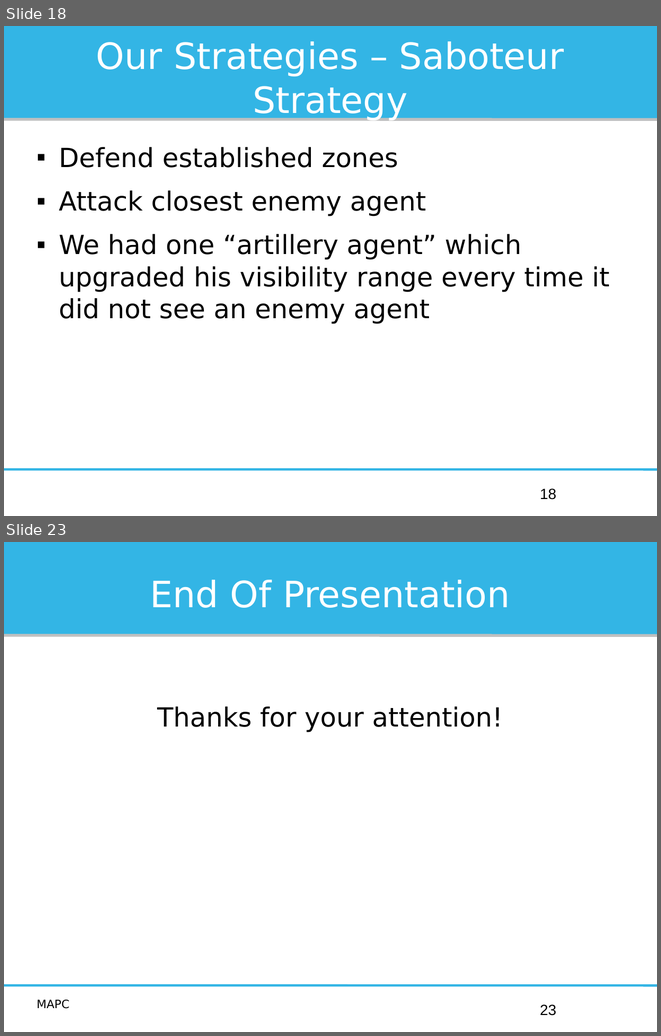
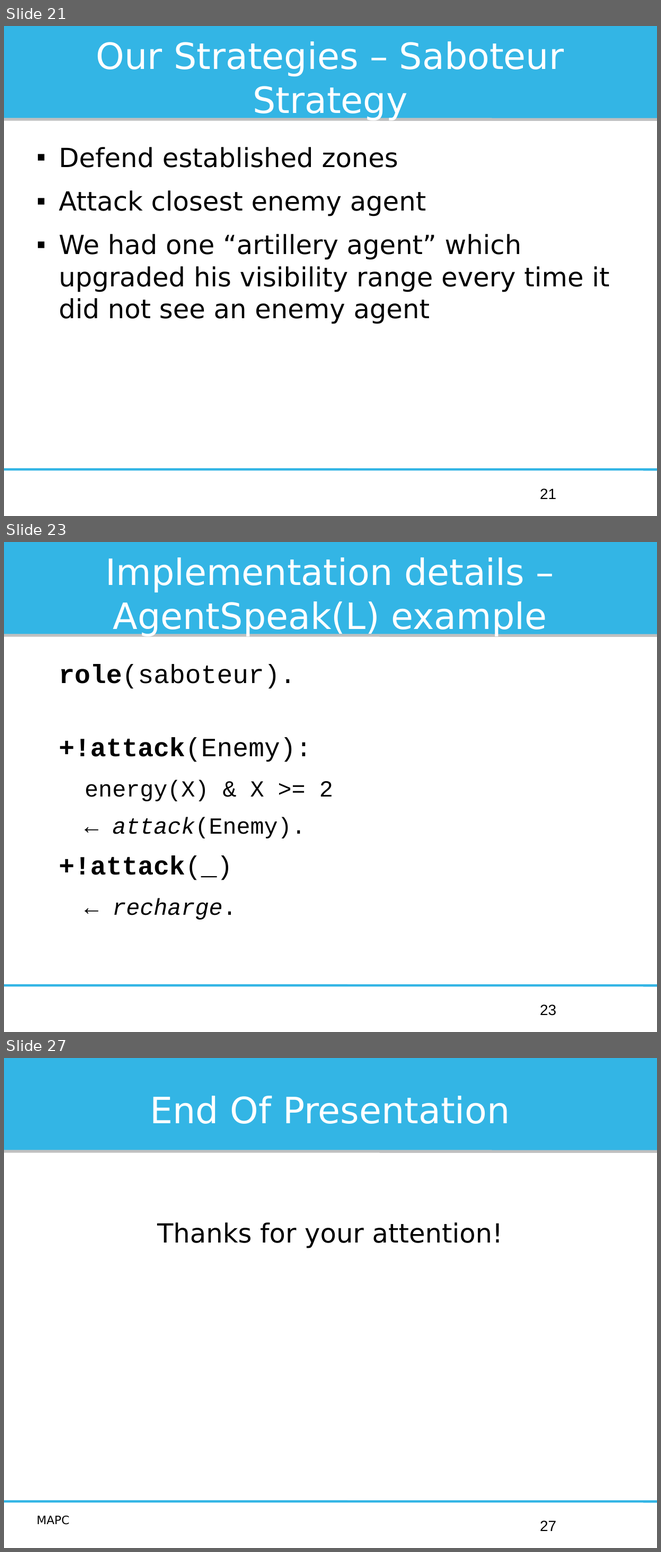
Before and after one commit to Institute-Web-Science-and-Technologies/mapc, a slide deck: Oberseminar/presentation.odp. Shown one above the other, each under a label of ours: slides 18 and 23 before the commit, slides 21, 23 and 27 after it; the slides between them are not shown. The pictures are 661x1036 and 661x1552 pixels, drawn with LibreOffice and Linux fonts; fonts in the diff are those of the drawing. Boxes give left, top, right and bottom in pixels: in the first picture for what was removed or moved away, otherwise in the second. Text is boxed around its words. In the diff, an @@ line names an element or a change of style, - is before the commit and + after.

```diff
--- a/Oberseminar/presentation.odp
+++ b/Oberseminar/presentation.odp
@@ slide 23 added at box(4, 542, 657, 1032), background #FFFFFF; not listed: 3 template elements that a slide beside it also shows @@
@@ title added at box(106, 557, 547, 636), 44 pt, text #FFFFFF @@
+Implementation details – AgentSpeak(L) example
@@ text added at box(59, 664, 333, 919), 32 pt, text #000000 @@
+role(saboteur).
++!attack(Enemy):
+  energy(X) & X >= 2
+  ← attack(Enemy).
++!attack(_)
+  ← recharge.
@@ page number added at box(540, 1004, 556, 1015), 18 pt, text #000000 @@
+23
@@ what was slide 18 is now slide 21 @@
@@ page number at box(540, 488, 556, 499): text changed @@
-18
+21
@@ what was slide 23 is now slide 27 @@
@@ page number at box(540, 1520, 556, 1531): text changed @@
-23
+27
```
Also in this commit, not shown: 11 slides changed, 3 other slides added, 1 other file.
